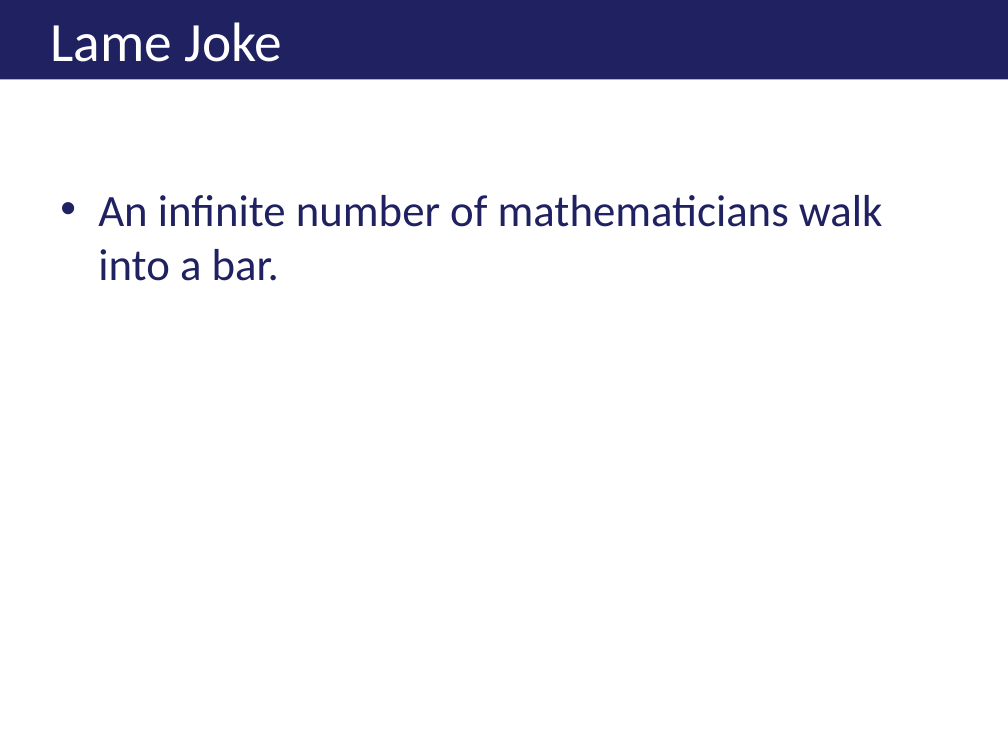
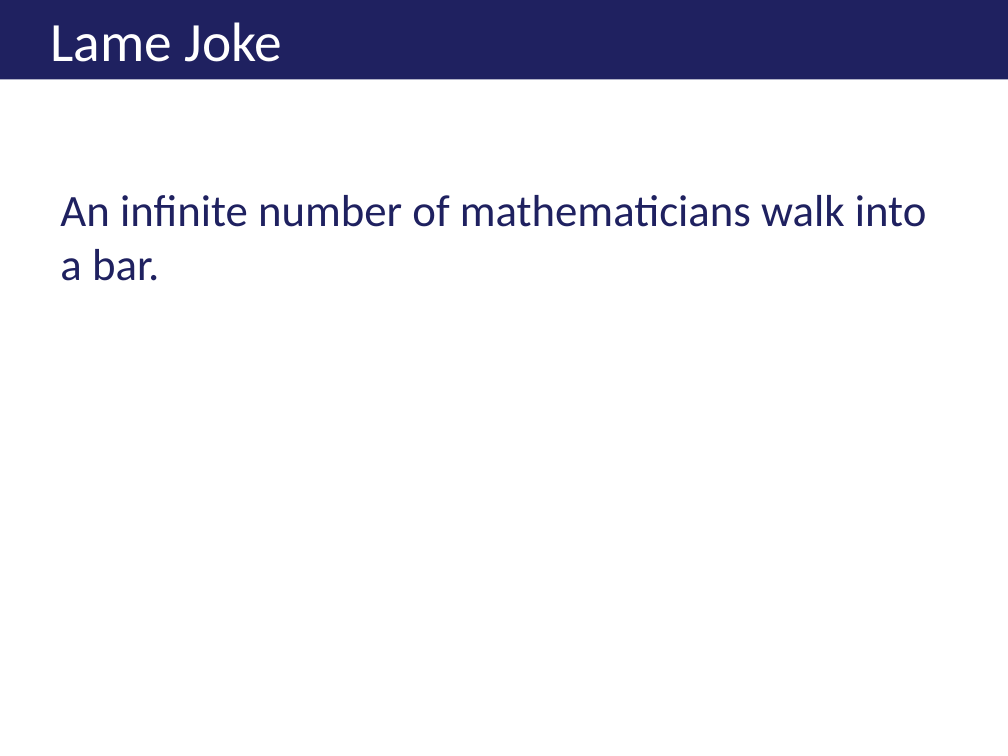
Before and after one commit to ericburcham/THasyINKnc, a slide deck: slide 16 of Presentation/THasINKync.pptx (slide 12 before the commit). Drawn at 1008x756 pixels with LibreOffice and Linux fonts; fonts in the diff are those of the drawing; background and template pictures are left out. Boxes give left, top, right and bottom in pixels: in the first picture for what was removed or moved away, otherwise in the second. Text is boxed around its words. In the diff, an @@ line names an element or a change of style, - is before the commit and + after.

Commit message:
Finished presentation.

```diff
--- a/Presentation/THasINKync.pptx
+++ b/Presentation/THasINKync.pptx
@@ text "An infinite number of mathematicians ..." at [60, 195, 927, 281]: bullet • to none @@
```
Also in this commit, not shown: 9 slides added.
